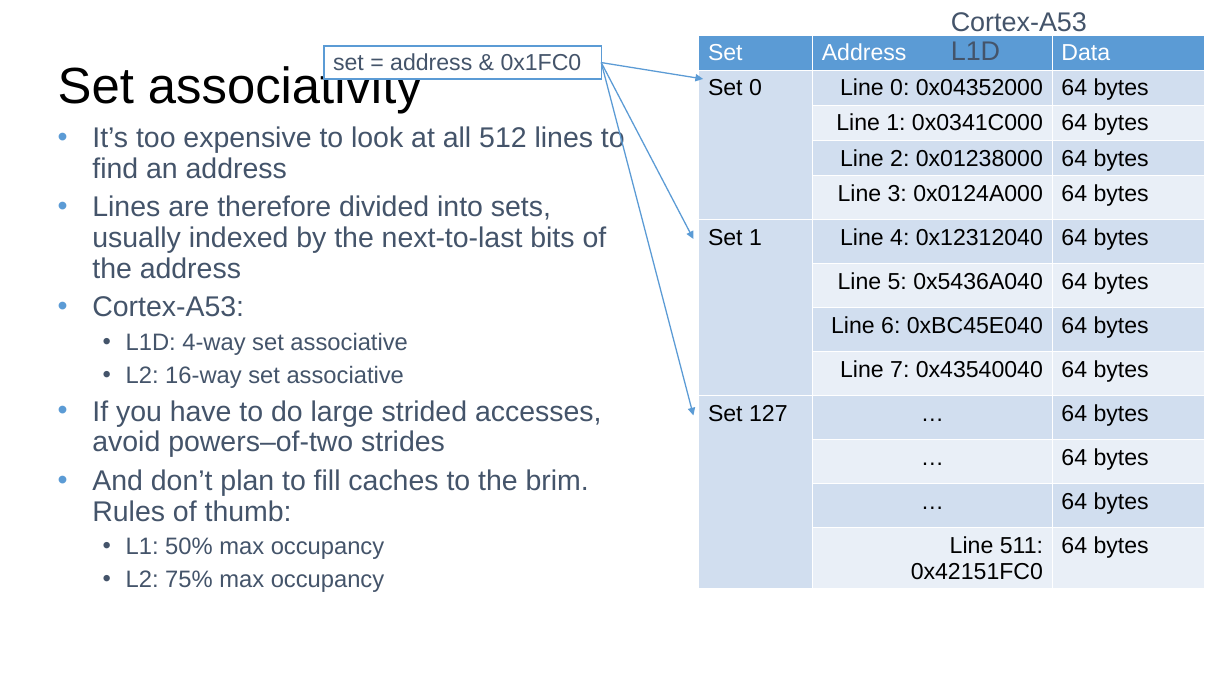
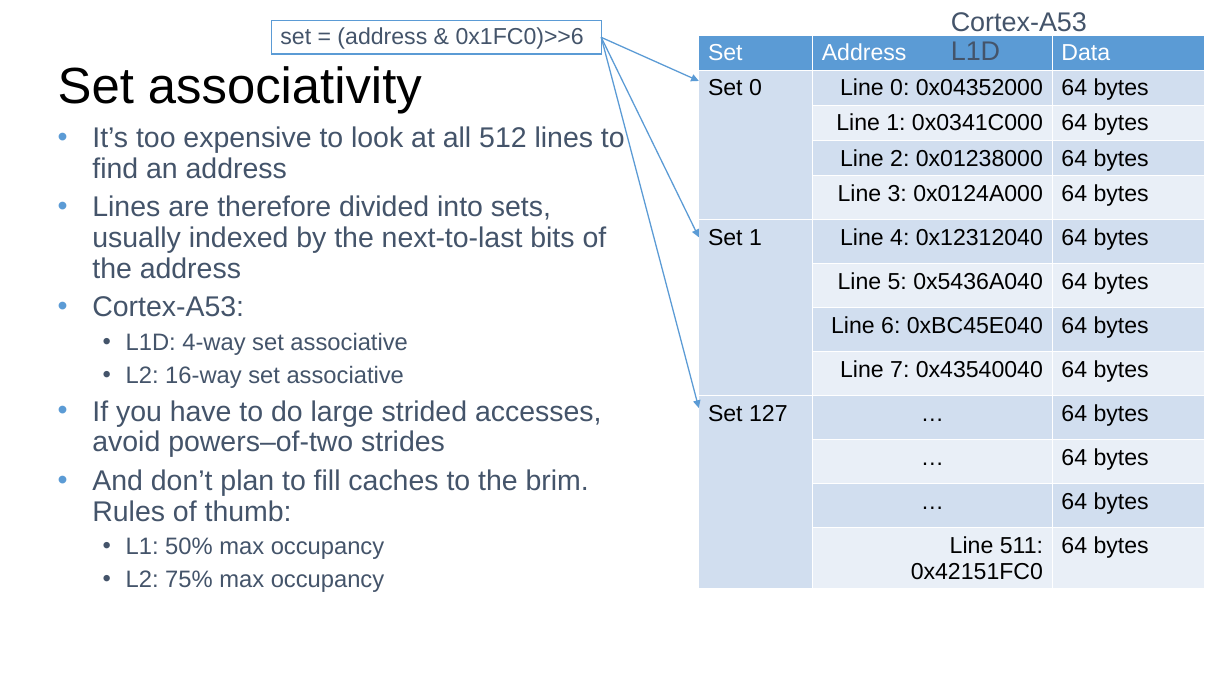
Before and after one commit to runehol/cache_efficiency_talk, a slide deck: slide 6 of Writing Cache Efficient Code.pptx. Drawn at 1232x693 pixels with LibreOffice and Linux fonts; fonts in the diff are those of the drawing. Boxes give left, top, right and bottom in pixels: in the first picture for what was removed or moved away, otherwise in the second. Text is boxed around its words. In the diff, an @@ line names an element or a change of style, - is before the commit and + after.

```diff
--- a/Writing Cache Efficient Code.pptx
+++ b/Writing Cache Efficient Code.pptx
@@ rectangle "set = (address & 0x1FC0)>>6": place and size @@
-rectangle "set = (address & 0x1FC0)>>6" at [324,46,602,79]
+rectangle "set = (address & 0x1FC0)>>6" at [272,21,602,55]
@@ text in rectangle at [280,27,584,49]: text changed @@
-set = address & 0x1FC0
+set = (address & 0x1FC0)>>6
@@ arrow moved from (602, 63) - (693, 416) to (602, 37) - (699, 409) @@
@@ arrow moved from (602, 63) - (693, 239) to (602, 37) - (699, 238) @@
@@ arrow moved from (602, 63) - (703, 79) to (602, 37) - (699, 81) @@
```
Also in this commit, not shown: 1 other slide changed.
